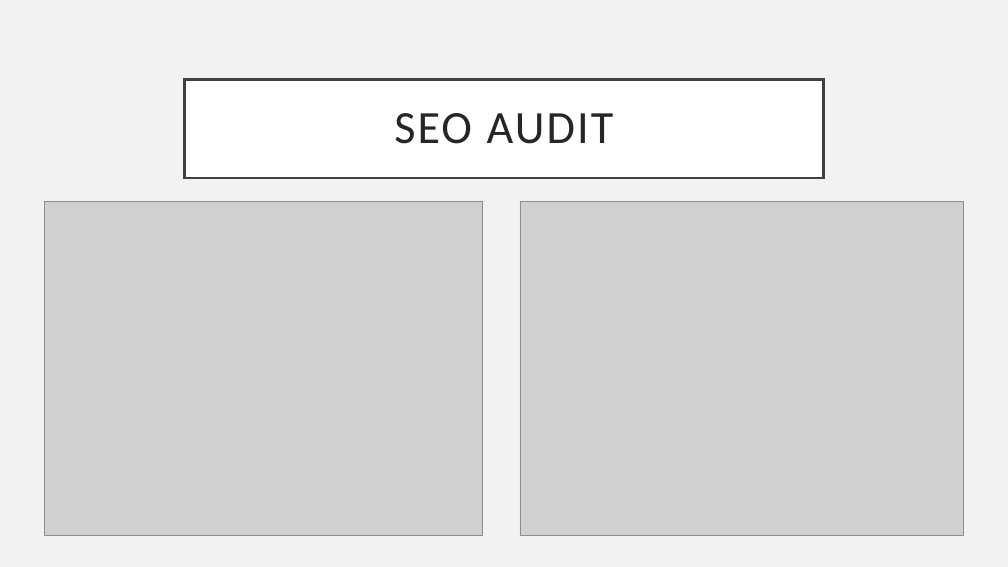
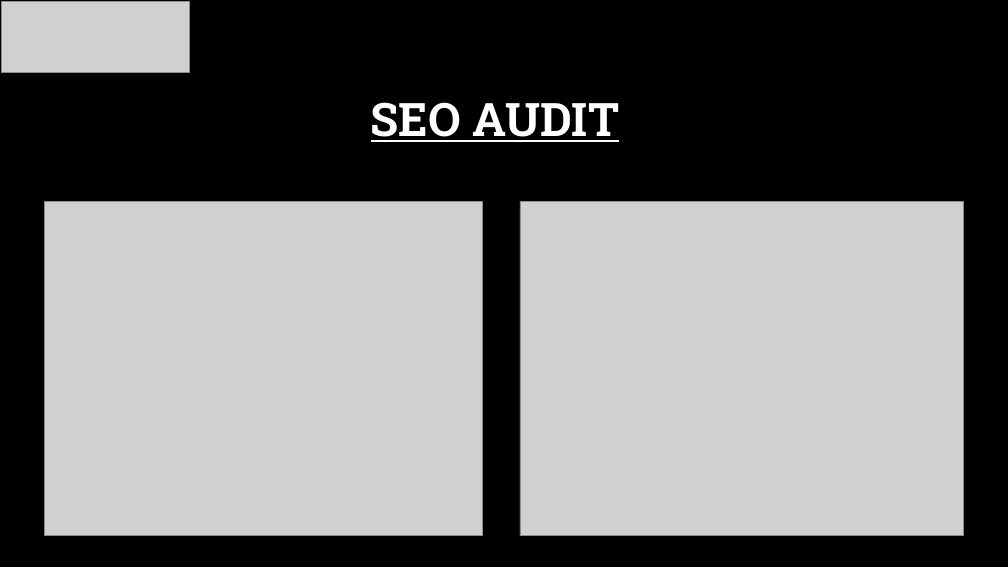
Before and after one commit to Sharfrajhyderbasha/digital-marketing-phase-2--britannia, a slide deck: slide 9 of BRITANNIA_PPT[2] susa sharfraj 1.pptx. Drawn at 1008x567 pixels with LibreOffice and Linux fonts; fonts in the diff are those of the drawing; grey boxes stand for pictures; background and template pictures are left out. Boxes give left, top, right and bottom in pixels: in the first picture for what was removed or moved away, otherwise in the second. Text is boxed around its words. In the diff, an @@ line names an element or a change of style, - is before the commit and + after.

```diff
--- a/BRITANNIA_PPT[2] susa sharfraj 1.pptx
+++ b/BRITANNIA_PPT[2] susa sharfraj 1.pptx
@@ background #F2F2F2 to picture (left out) @@
@@ picture added at <box>2,2,190,73</box> @@
@@ title "SEO AUDIT": place and size @@
-title "SEO AUDIT" at <box>185,79,823,178</box>
+title "SEO AUDIT" at <box>371,102,619,142</box>
@@ title "SEO AUDIT" at <box>371,102,619,142</box>: font Calibri to Roboto Slab, text colour #262626 to #FFFFFF, letter spacing 2 to 0 pt, bold on, underline on; fill #FFFFFF to none; outline #404040 2.5 pt to none @@
```
Also in this commit, not shown: 14 other slides changed, 2 slides added, 1 slide removed.
